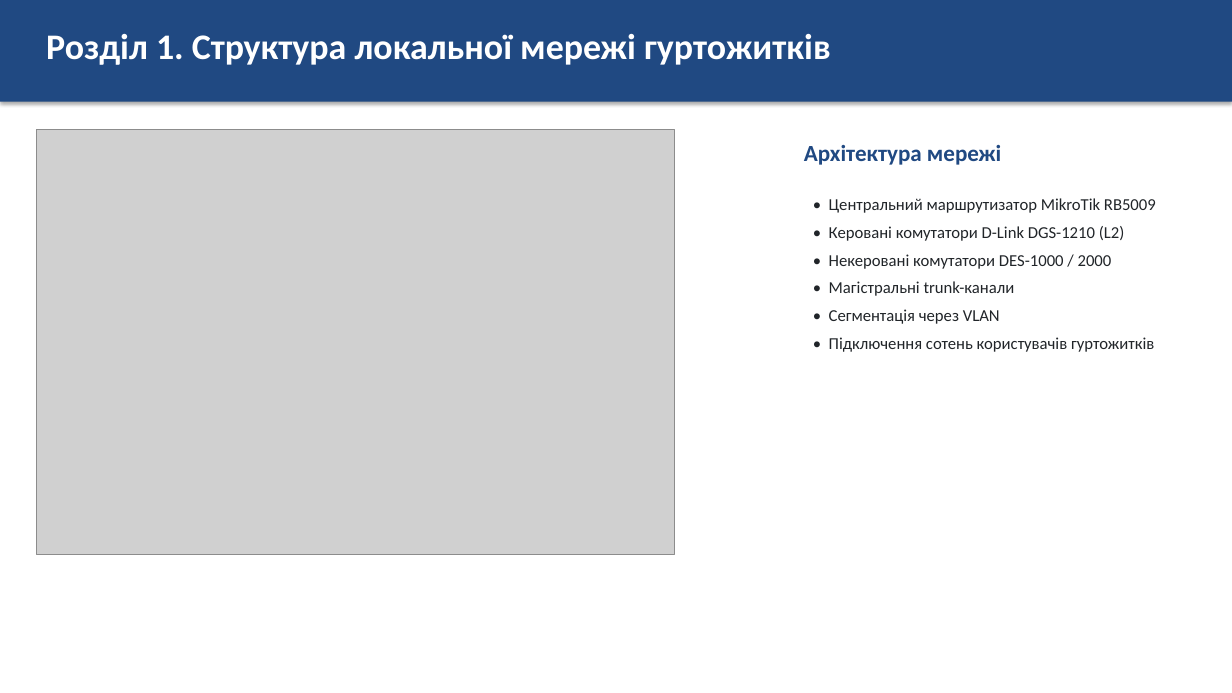
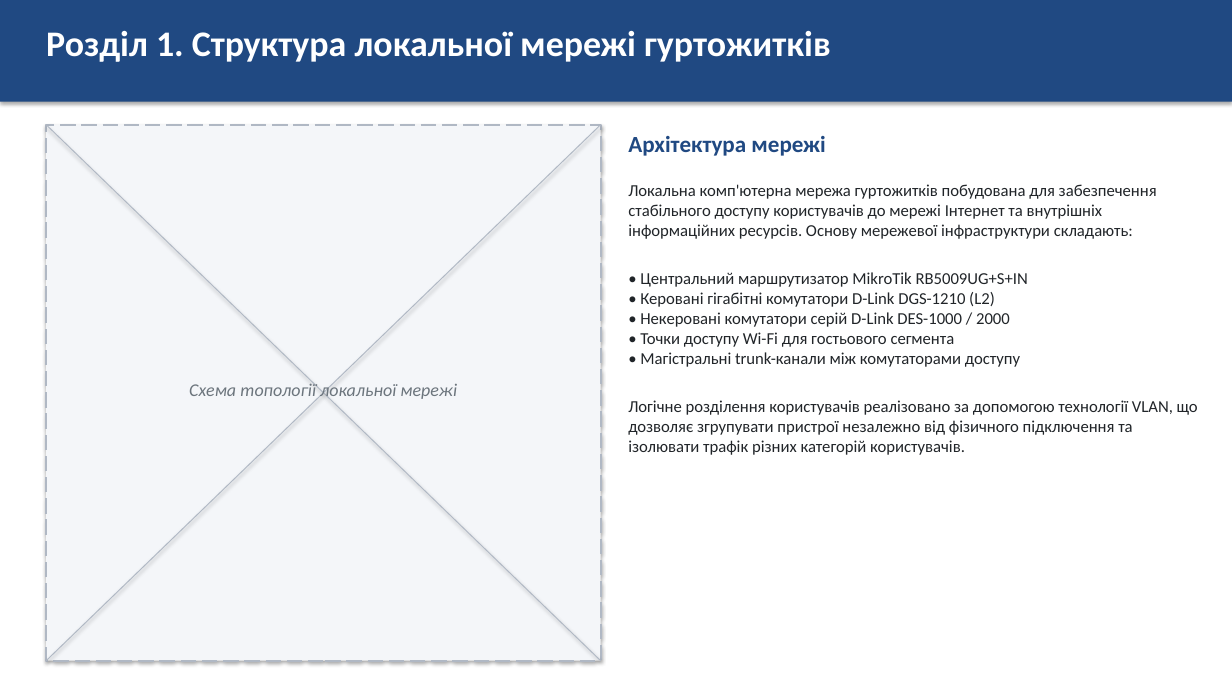
Before and after one commit to luasha67/luasha2532627627, a slide deck: slide 5 of Презентація_звіт_з_практики.pptx (slide 4 before the commit). Drawn at 1232x693 pixels with LibreOffice and Linux fonts; fonts in the diff are those of the drawing; grey boxes stand for pictures. Boxes give left, top, right and bottom in pixels: in the first picture for what was removed or moved away, otherwise in the second. Text is boxed around its words. In the diff, an @@ line names an element or a change of style, - is before the commit and + after.

```diff
--- a/Презентація_звіт_з_практики.pptx
+++ b/Презентація_звіт_з_практики.pptx
@@ picture removed at (37,129,675,555) @@
@@ rectangle added at (46,125,601,661), fill #F4F6F9, outline #B0B8C4 1.5 pt dashed @@
@@ line added from (46, 125) to (601, 661), #B0B8C4 0.75 pt @@
@@ line added from (601, 125) to (46, 661), #B0B8C4 0.75 pt @@
@@ text "Архітектура мережі": place and size @@
-text "Архітектура мережі" at (804,145,1001,165)
+text "Архітектура мережі" at (628,136,825,156)
@@ text at (628,184,1198,455): text changed @@
-• Центральний маршрутизатор MikroTik RB5009
-• Керовані комутатори D-Link DGS-1210 (L2)
-• Некеровані комутатори DES-1000 / 2000
-• Магістральні trunk-канали
-• Сегментація через VLAN
-• Підключення сотень користувачів гуртожитків
+Локальна комп'ютерна мережа гуртожитків побудована для забезпечення стабільного доступу користувачів до мережі Інтернет та внутрішніх інформаційних ресурсів. Основу мережевої інфраструктури складають:
+• Центральний маршрутизатор MikroTik RB5009UG+S+IN
+• Керовані гігабітні комутатори D-Link DGS-1210 (L2)
+• Некеровані комутатори серій D-Link DES-1000 / 2000
+• Точки доступу Wi-Fi для гостьового сегмента
+• Магістральні trunk-канали між комутаторами доступу
+Логічне розділення користувачів реалізовано за допомогою технології VLAN, що дозволяє згрупувати пристрої незалежно від фізичного підключення та ізолювати трафік різних категорій користувачів.
@@ text added at (189,382,457,402), 14 pt, text #6C757D, italic @@
+Схема топології локальної мережі
```
Also in this commit, not shown: 7 other slides changed, 2 slides added, 2 slides removed.
